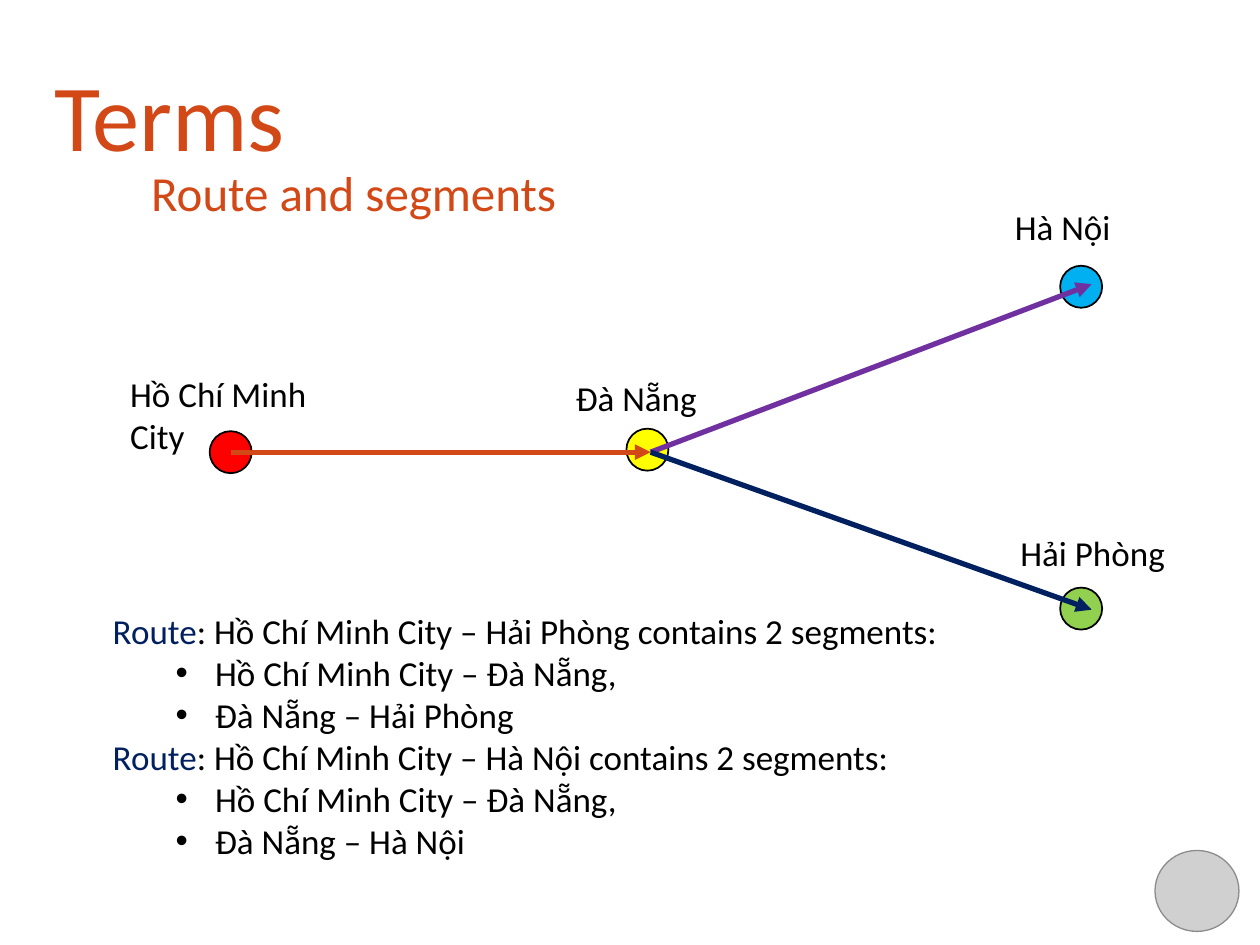
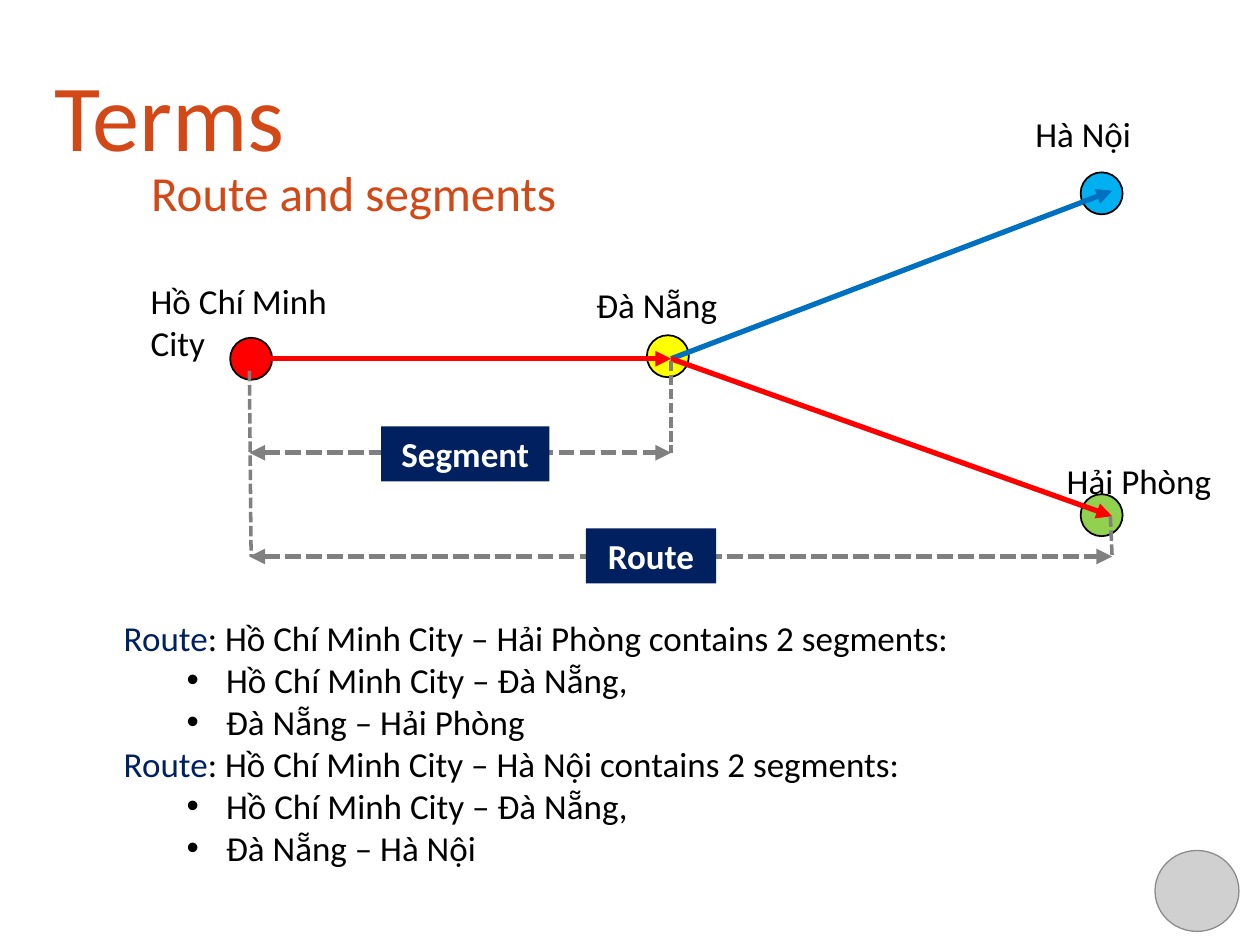
Before and after one commit to khalifandiaye/bus-reservation, a slide deck: slide 6 of WIP/Document/Project Report/capstone.pptx. Drawn at 1260x945 pixels with LibreOffice and Linux fonts; fonts in the diff are those of the drawing; grey boxes stand for pictures; background and template pictures are left out. Boxes give left, top, right and bottom in pixels: in the first picture for what was removed or moved away, otherwise in the second. Text is boxed around its words. In the diff, an @@ line names an element or a change of style, - is before the commit and + after.

```diff
--- a/WIP/Document/Project Report/capstone.pptx
+++ b/WIP/Document/Project Report/capstone.pptx
@@ 4 ellipses, 3 texts, 3 arrows moved together from (x1=130, y1=216, x2=1110, y2=629) to (x1=151, y1=123, x2=1131, y2=536) @@
@@ arrow (672, 359) - (1113, 190): stroke #7030A0 3 pt to #0070C0 3 pt @@
@@ arrow (251, 359) - (672, 359): stroke #D34817 3 pt to #FF0000 3 pt @@
@@ arrow (672, 359) - (1113, 517): stroke #002060 3 pt to #FF0000 3 pt @@
@@ line added from (249, 370) to (251, 557), #808080 2 pt dashed @@
@@ line added from (672, 360) to (672, 452), #808080 2 pt dashed @@
@@ rectangle added at (x1=381, y1=426, x2=549, y2=481), fill #002060, 20 pt, text #FFFFFF, bold @@
+Segment
@@ double arrow added from (249, 452) to (672, 452), #808080 3 pt dashed @@
@@ text "Hải Phòng" moved from (x1=1020, y1=541, x2=1165, y2=572) to (x1=1067, y1=469, x2=1211, y2=503) @@
@@ rectangle added at (x1=586, y1=528, x2=716, y2=583), fill #002060, 20 pt, text #FFFFFF, bold @@
+Route
@@ line added from (1110, 517) to (1113, 557), #808080 2 pt dashed @@
@@ double arrow added from (249, 557) to (1113, 557), #808080 3 pt dashed @@
@@ text "Route: Hồ Chí Minh City ..." moved from (x1=113, y1=617, x2=937, y2=860) to (x1=124, y1=624, x2=948, y2=867) @@
```
Also in this commit, not shown: 7 other slides changed, 6 slides added, 6 slides removed.
